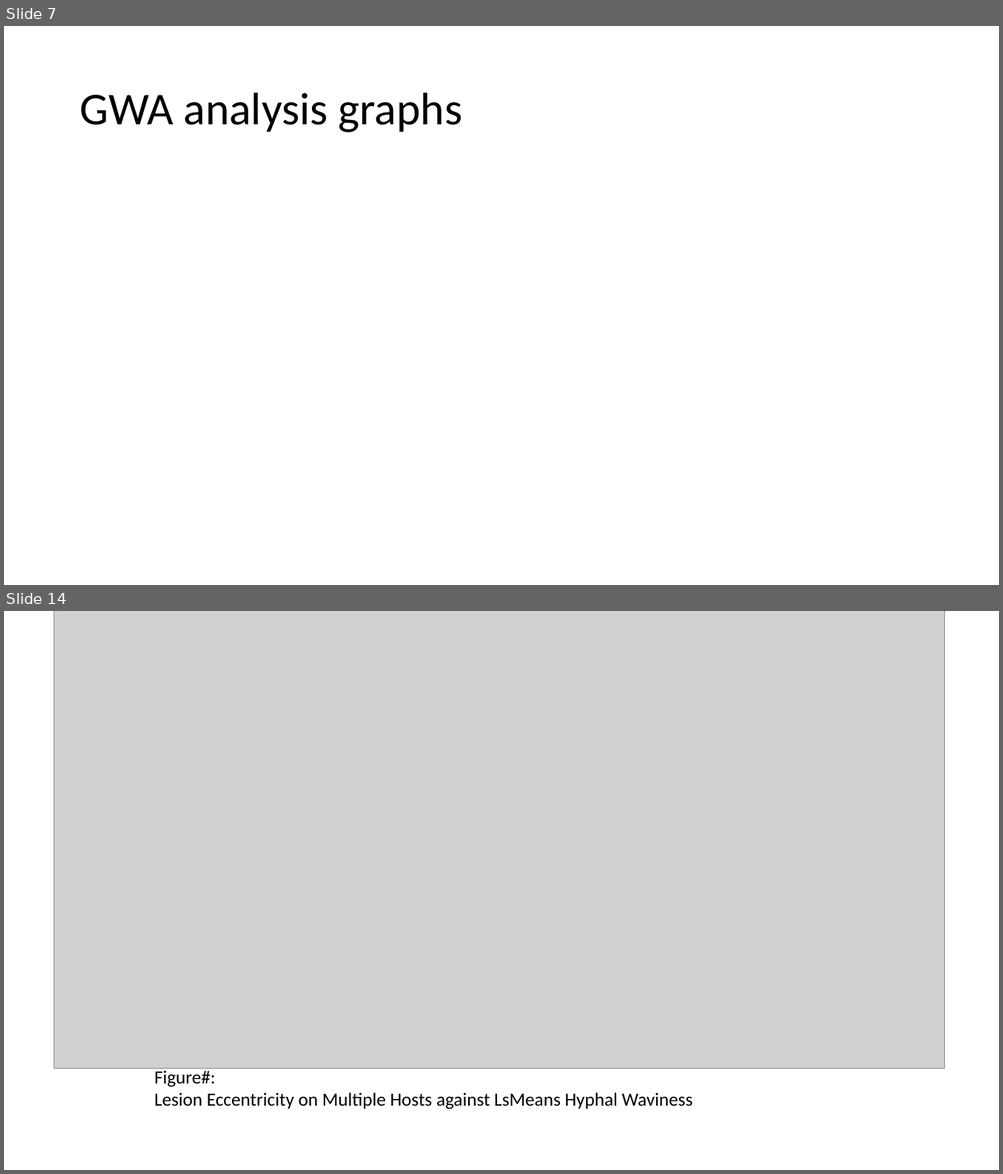
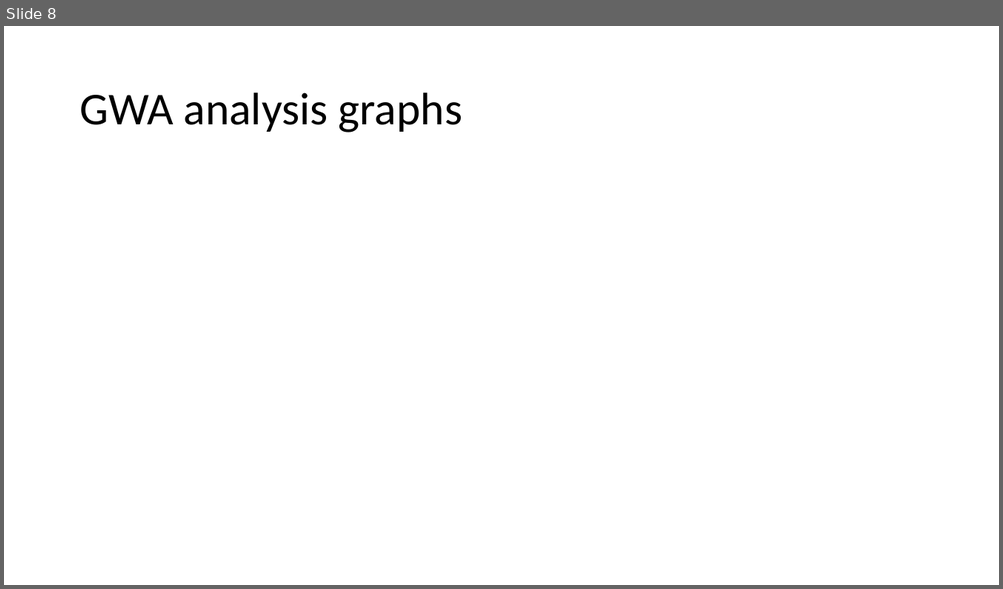
Before and after one commit to JosueVega/Hwaviness, a slide deck: paper/HWavinessGraphs_Figs_Capt.pptx. Shown one above the other, each under a label of ours: slides 7 and 14 before the commit, slide 8 after it; the slides between them are not shown. The pictures are 1003x1174 and 1003x589 pixels, drawn with LibreOffice and Linux fonts; fonts in the diff are those of the drawing; grey boxes stand for pictures. Boxes give left, top, right and bottom in pixels: in the first picture for what was removed or moved away, otherwise in the second. Text is boxed around its words. In the diff, an @@ line names an element or a change of style, - is before the commit and + after.

```diff
--- a/paper/HWavinessGraphs_Figs_Capt.pptx
+++ b/paper/HWavinessGraphs_Figs_Capt.pptx
@@ slide 14 removed at bbox=[4, 611, 999, 1170], background #FFFFFF @@
@@ picture removed at bbox=[54, 611, 944, 1069] @@
@@ text removed at bbox=[154, 1071, 693, 1110] @@
-Figure#:
-Lesion Eccentricity on Multiple Hosts against LsMeans Hyphal Waviness
@@ what was slide 7 is now slide 8 @@
```
Also in this commit, not shown: 4 slides changed, 5 slides added, 5 other slides removed, 7 other files.
